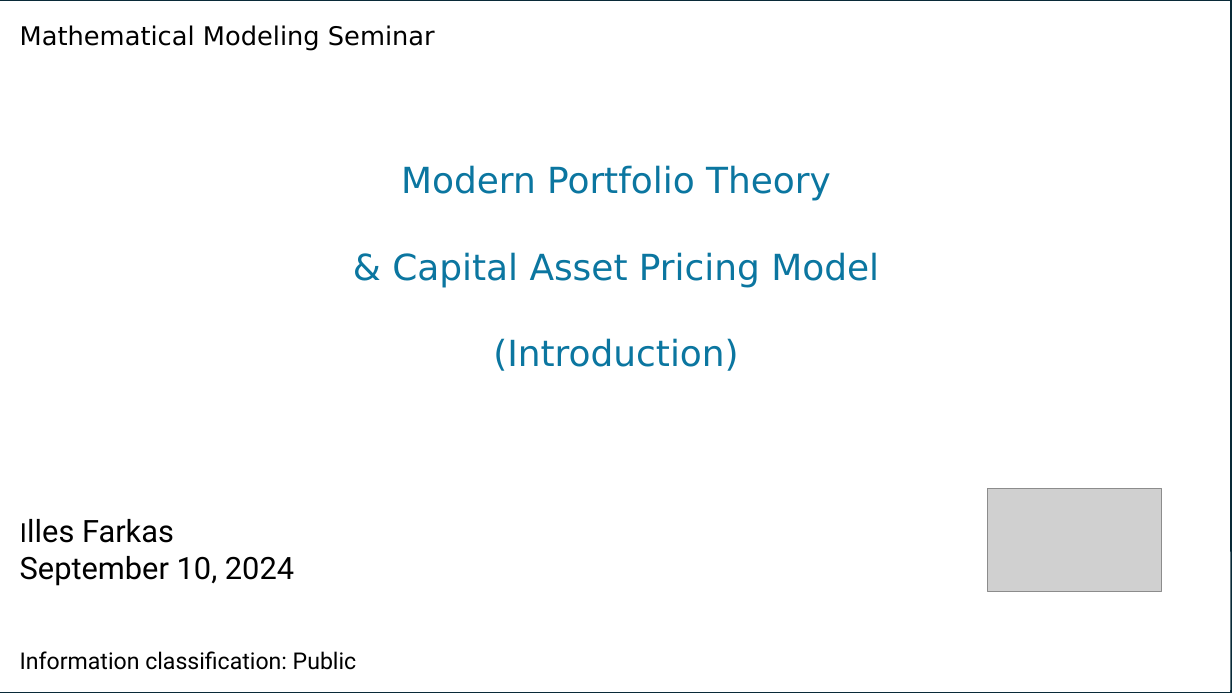
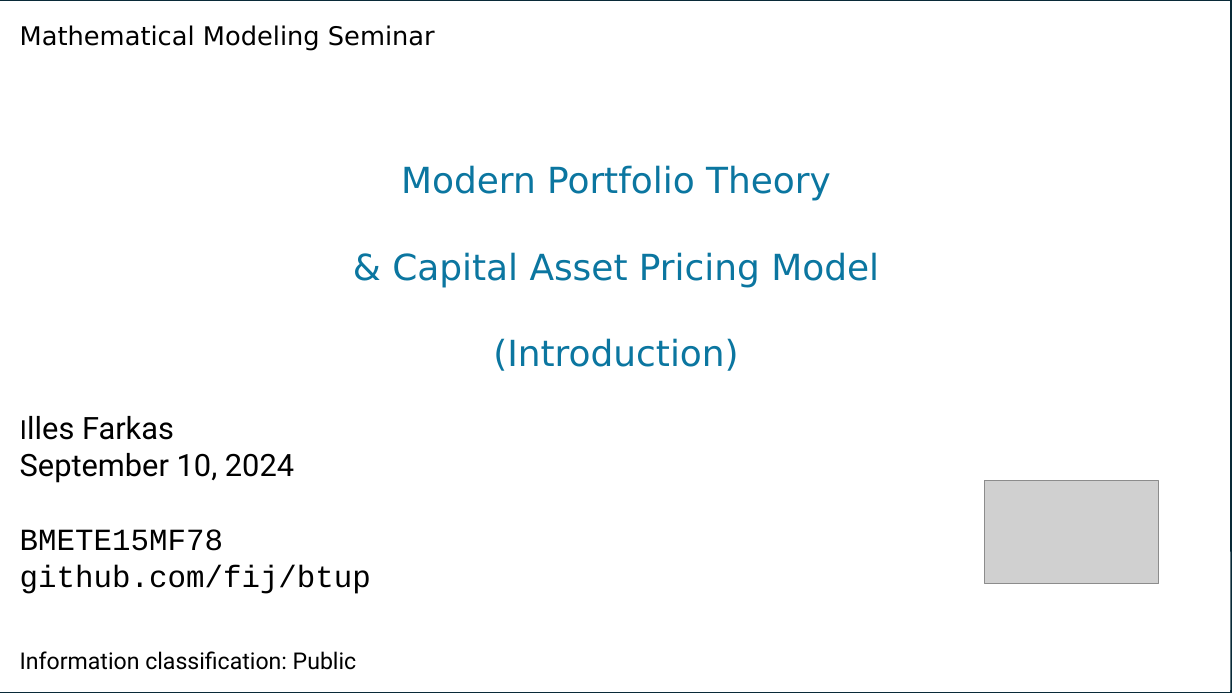
Before and after one commit to fij/btup, a slide deck: slide 1 of MMS_2024_09_10/Farkas_2024_09_10.pptx. Drawn at 1232x693 pixels with LibreOffice and Linux fonts; fonts in the diff are those of the drawing; grey boxes stand for pictures; background and template pictures are left out. Boxes give left, top, right and bottom in pixels: in the first picture for what was removed or moved away, otherwise in the second. Text is boxed around its words. In the diff, an @@ line names an element or a change of style, - is before the commit and + after.

Commit message:
re-inserted references to course and github repo

```diff
--- a/MMS_2024_09_10/Farkas_2024_09_10.pptx
+++ b/MMS_2024_09_10/Farkas_2024_09_10.pptx
@@ text "Illes Farkas": place and size @@
-text "Illes Farkas" at [20, 519, 294, 586]
+text "Illes Farkas" at [20, 416, 371, 594]
@@ picture: place and size @@
-picture at [988, 489, 1163, 592]
+picture at [985, 481, 1160, 583]
@@ text at [20, 529, 371, 594]: paragraphs added @@
+BMETE15MF78
+github.com/fij/btup
```
